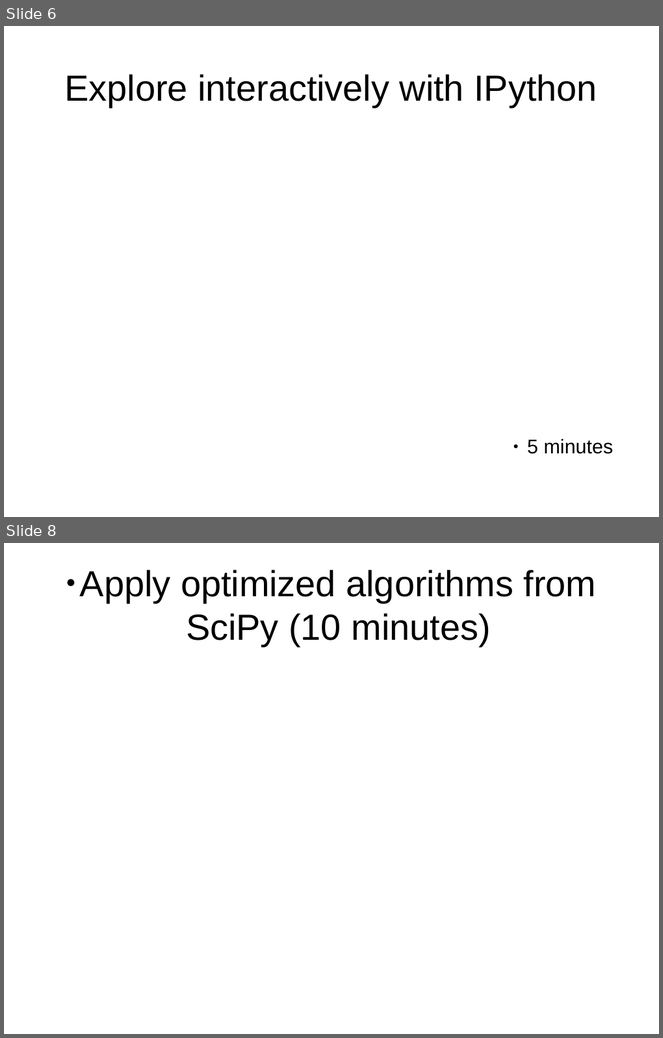
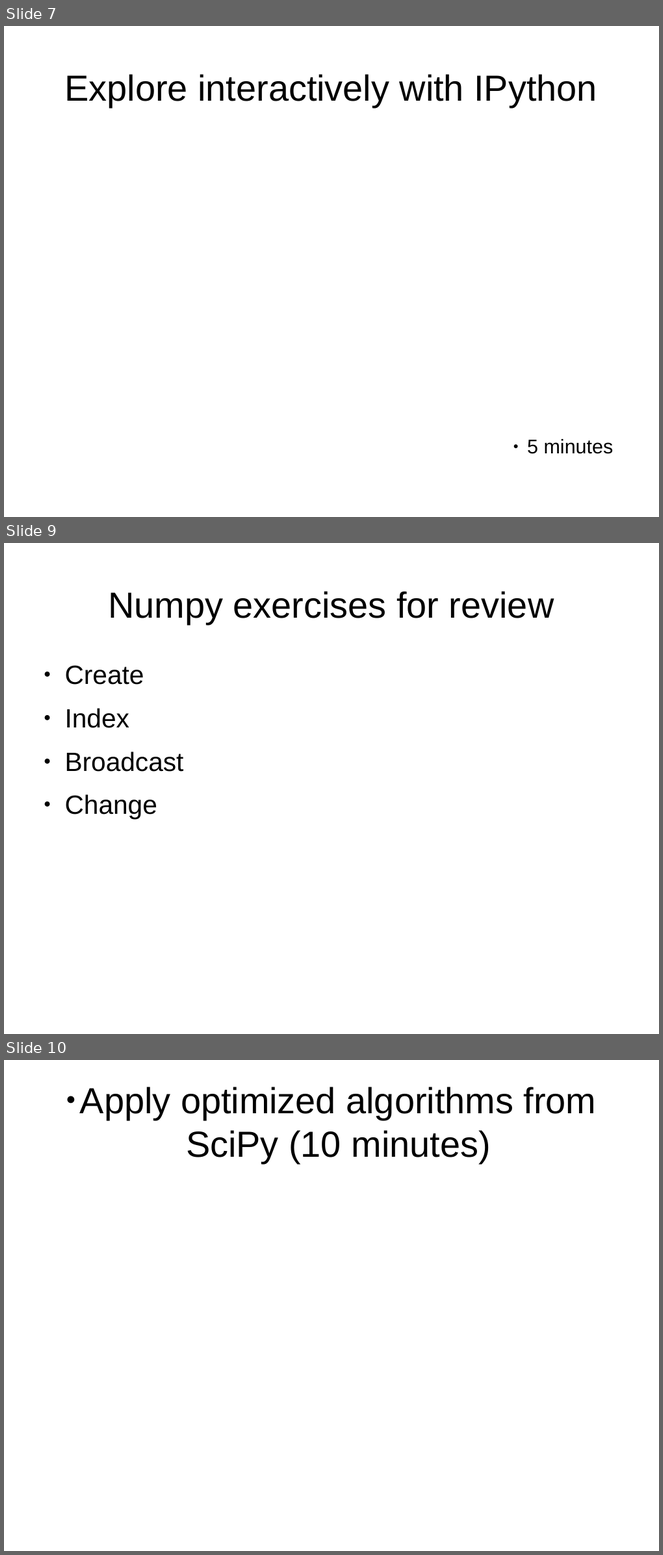
Before and after one commit to crosscompute/analytical-tutorials, a slide deck: 2012-StrataConference-CrossDisciplinaryAnalyticsWithPython.odp. Shown one above the other, each under a label of ours: slides 6 and 8 before the commit, slides 7, 9 and 10 after it; the slides between them are not shown. The pictures are 663x1038 and 663x1555 pixels, drawn with LibreOffice and Linux fonts; fonts in the diff are those of the drawing. Boxes give left, top, right and bottom in pixels: in the first picture for what was removed or moved away, otherwise in the second. Text is boxed around its words. In the diff, an @@ line names an element or a change of style, - is before the commit and + after.

```diff
--- a/2012-StrataConference-CrossDisciplinaryAnalyticsWithPython.odp
+++ b/2012-StrataConference-CrossDisciplinaryAnalyticsWithPython.odp
@@ slide 9 added at (4,543,659,1034), background #FFFFFF @@
@@ title added at (109,591,554,624), 44 pt, text #000000 @@
+Numpy exercises for review
@@ text added at (65,665,184,819), 32 pt, text #000000 @@
+● Create
+● Index
+● Broadcast
+● Change
@@ what was slide 6 is now slide 7 @@
@@ what was slide 8 is now slide 10 @@
```
Also in this commit, not shown: 3 slides changed, 1 other slide added, 1 other file.
